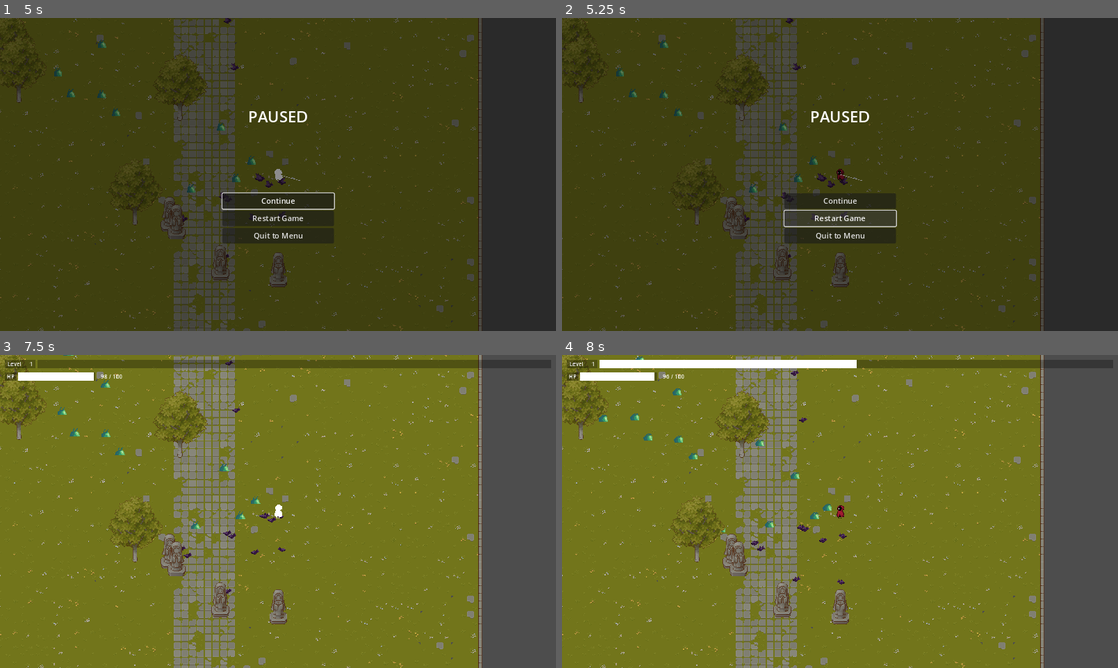
Above: before the commit, frames 1-4 (two rows, left to right).
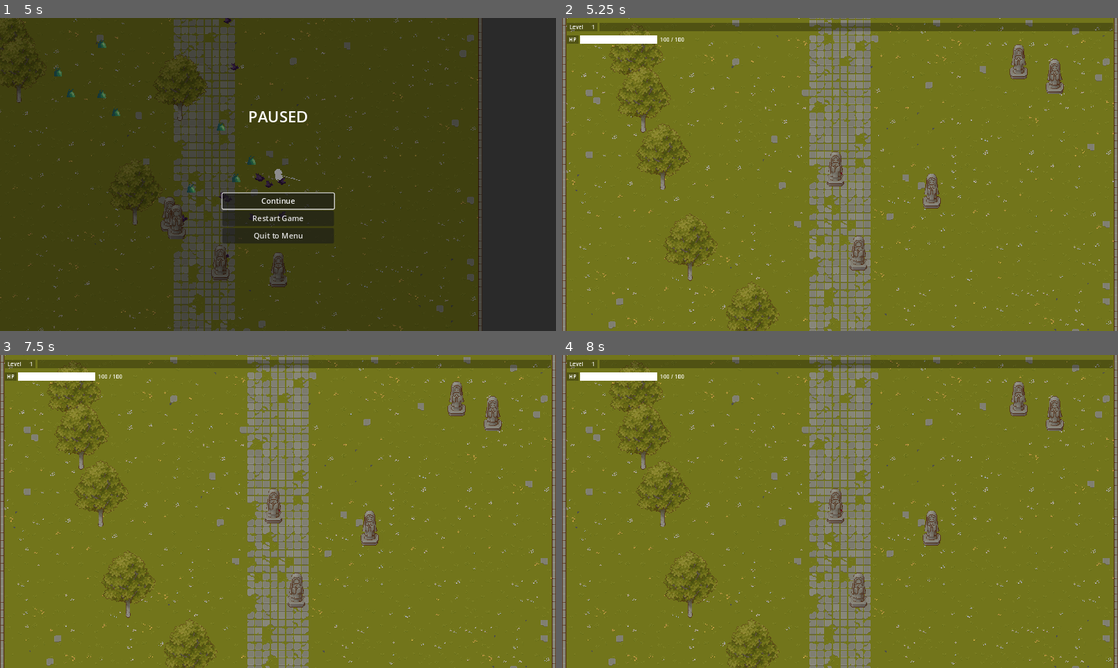
Above: after the commit, the same moments.

Repository: reyhanfarabi/project-survive
Game: Godot game, scene res://scenes/main_menu_screen_component.tscn
Same seed, same stepped clock (60 frames per second), same inputs: the game is played once before the commit and once after it.
Inputs (mouse positions are in pixels of both pictures, inside the frame that each line leads up to):
- Up to frame 1 (5 s): click "Start Game" at 0.5 s; move the mouse to (400, 158) at 1.27 s; hold D (right) 1.28-2.03 s; tap W (top) every 0.75 s from 1.35 to 4.35 s; move the mouse to (166, 190) at 2.02 s; hold S (down) 2.03-2.78 s; move the mouse to (333, 105) at 2.77 s; hold D (right) 2.78-4.28 s; move the mouse to (250, 237) at 3.52 s; move the mouse to (444, 221) at 4.27 s; hold A (left) from 4.28 s (still down); tap Escape (paused) at 4.9 s
- Up to frame 2 (5.25 s): release A (left) at 5 s; click "Restart Game" at 5 s
- Up to frame 3 (7.5 s): click (278, 555) at 5.75 s, where only the run before the commit has a clickable "Restart Game"; click (278, 555) at 6.5 s, where only the run before the commit has a clickable "Restart Game"; click (278, 536) at 7.25 s, where only the run before the commit has a clickable "Continue"
- Up to frame 4 (8 s): no input

Frame 1 is identical in both runs. In frame 2, 97% of the frame differs, in the area x 0-100%, y 0-100%; in frame 3, 35%; in frame 4, 36%.
Error after the commit: Invalid assignment of property or key 'paused' with value of type 'bool' on a base object of type 'null instance'. (res://scripts/paused_menu_screen_component.…

Commit message:
add restart game functionality

Diff:
--- /dev/null
+++ b/resources/entity/player_base.tres
@@ -0,0 +1,15 @@
+[gd_resource type="Resource" script_class="Resource_Player_Base" load_steps=2 format=3 uid="uid://bcv6mrayvvckk"]
+
+[ext_resource type="Script" path="res://scripts/resources/resource_player_base.gd" id="1_7aa6o"]
+
+[resource]
+script = ExtResource("1_7aa6o")
+attack_cooldown = 1
+level = 1
+level_base_multiplier = 8
+current_level_max_experience = 0
+current_level_experience = 0
+max_health = 100
+health = 100
+attack_damage = 1
+move_speed = 100
--- a/scenes/player.tscn
+++ b/scenes/player.tscn
@@ -1,8 +1,9 @@
-[gd_scene load_steps=19 format=3 uid="uid://6aw2iknw3gux"]
+[gd_scene load_steps=20 format=3 uid="uid://6aw2iknw3gux"]
 
 [ext_resource type="Script" path="res://scripts/player.gd" id="1_l1yk1"]
 [ext_resource type="Resource" uid="uid://c2ghf4uta802a" path="res://resources/entity/player.tres" id="2_qj0p0"]
 [ext_resource type="Shader" path="res://shaders/player.gdshader" id="3_1qxah"]
+[ext_resource type="Resource" uid="uid://bcv6mrayvvckk" path="res://resources/entity/player_base.tres" id="3_rmljr"]
 [ext_resource type="Texture2D" uid="uid://bmqmoixufgv1m" path="res://assets/hooded_protagonist/character_sprite.png" id="4_plceh"]
 [ext_resource type="PackedScene" uid="uid://dvkfa15qiwcra" path="res://scenes/player/player_movement_component.tscn" id="5_hm3sn"]
 [ext_resource type="PackedScene" uid="uid://wuepqnu7tptu" path="res://scenes/player/player_look_at_component.tscn" id="6_l8n6l"]
@@ -191,6 +192,7 @@
 collision_layer = 14
 script = ExtResource("1_l1yk1")
 _resource = ExtResource("2_qj0p0")
+_base_resource = ExtResource("3_rmljr")
 _destroy_comp = NodePath("DestroyComponent")
 _take_damage_comp = NodePath("TakeDamageComponent")
 
--- a/scripts/game_over_screen_component.gd
+++ b/scripts/game_over_screen_component.gd
@@ -10,8 +10,8 @@
 
 
 func _on_restart_game_button_pressed() -> void:
-	# add restart logic here
-	pass
+	get_tree().reload_current_scene()
+	get_tree().paused = false
 
 
 func _on_quit_to_menu_button_pressed() -> void:
--- a/scripts/paused_menu_screen_component.gd
+++ b/scripts/paused_menu_screen_component.gd
@@ -26,8 +26,8 @@
 
 
 func _on_restart_game_button_pressed() -> void:
-	# TODO: add pause logic
-	pass
+	get_tree().reload_current_scene()
+	get_tree().paused = false
 
 
 func _on_quit_to_menu_button_pressed() -> void:
--- a/scripts/player.gd
+++ b/scripts/player.gd
@@ -3,6 +3,7 @@
 
 
 @export var _resource: Resource_Player
+@export var _base_resource: Resource_Player_Base
 @export var _destroy_comp: DestroyComponent
 @export var _take_damage_comp: TakeDamageComponent
 @export var _game_over_screen_comp: GameOverScreenComponent
@@ -10,16 +11,9 @@
 @onready var _game_camera_node: Camera2D = get_node("../GameCamera2D")
 
 
-func _ready():
-	_start()
-
-	# temporary code to enable play game again from main menu after died
-	_resource.health = 100
-
-
-func _start():
+func _ready() -> void:
 	$PlayerCamera2D.make_current()
-	_resource.setup_level()
+	_resource.init(_base_resource)
 
 
 func _physics_process(_delta):
--- a/scripts/resources/resource_player.gd
+++ b/scripts/resources/resource_player.gd
@@ -11,9 +11,19 @@
 @export var current_level_max_experience: int
 @export var current_level_experience: int
 
-# level methods
-func setup_level():
+
+func init(base_resource: Resource_Player_Base):
+	max_health = base_resource.max_health
+	health = base_resource.max_health
+	attack_damage = base_resource.attack_damage
+	move_speed = base_resource.move_speed
+	attack_cooldown = base_resource.attack_cooldown
+
+	level = base_resource.level
+	level_base_multiplier = base_resource.level_base_multiplier
+	current_level_experience = base_resource.current_level_experience
 	current_level_max_experience = level * level_base_multiplier
+
 
 func update_level(collected_exp: int):
 	current_level_experience += collected_exp
--- /dev/null
+++ b/scripts/resources/resource_player_base.gd
@@ -0,0 +1,12 @@
+extends Resource_Entity
+
+class_name Resource_Player_Base
+
+# additional base data
+@export var attack_cooldown: int = 1
+
+# level data
+@export var level: int = 1
+@export var level_base_multiplier: int = 8
+@export var current_level_max_experience: int = 0
+@export var current_level_experience: int = 0
